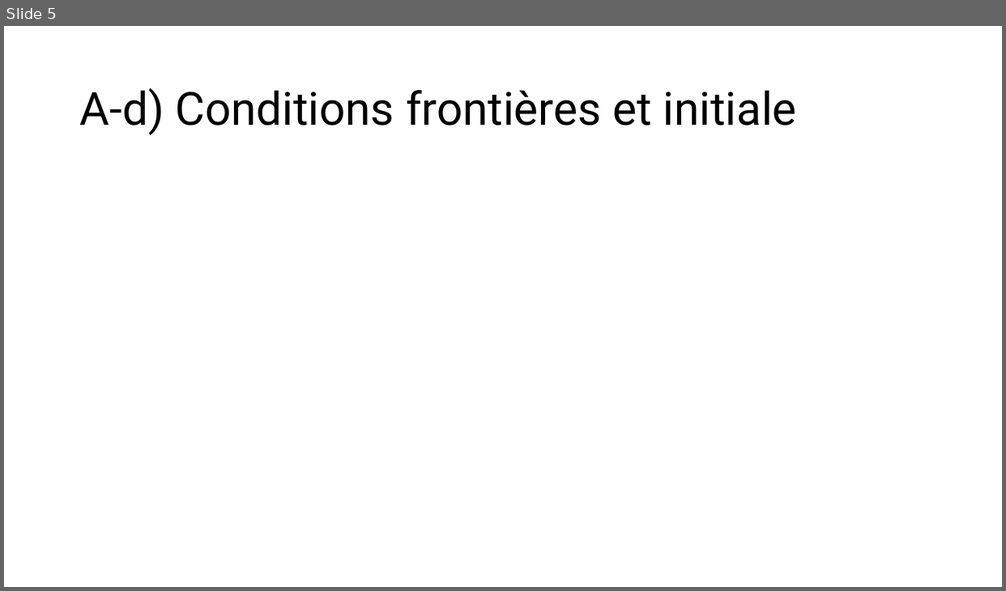
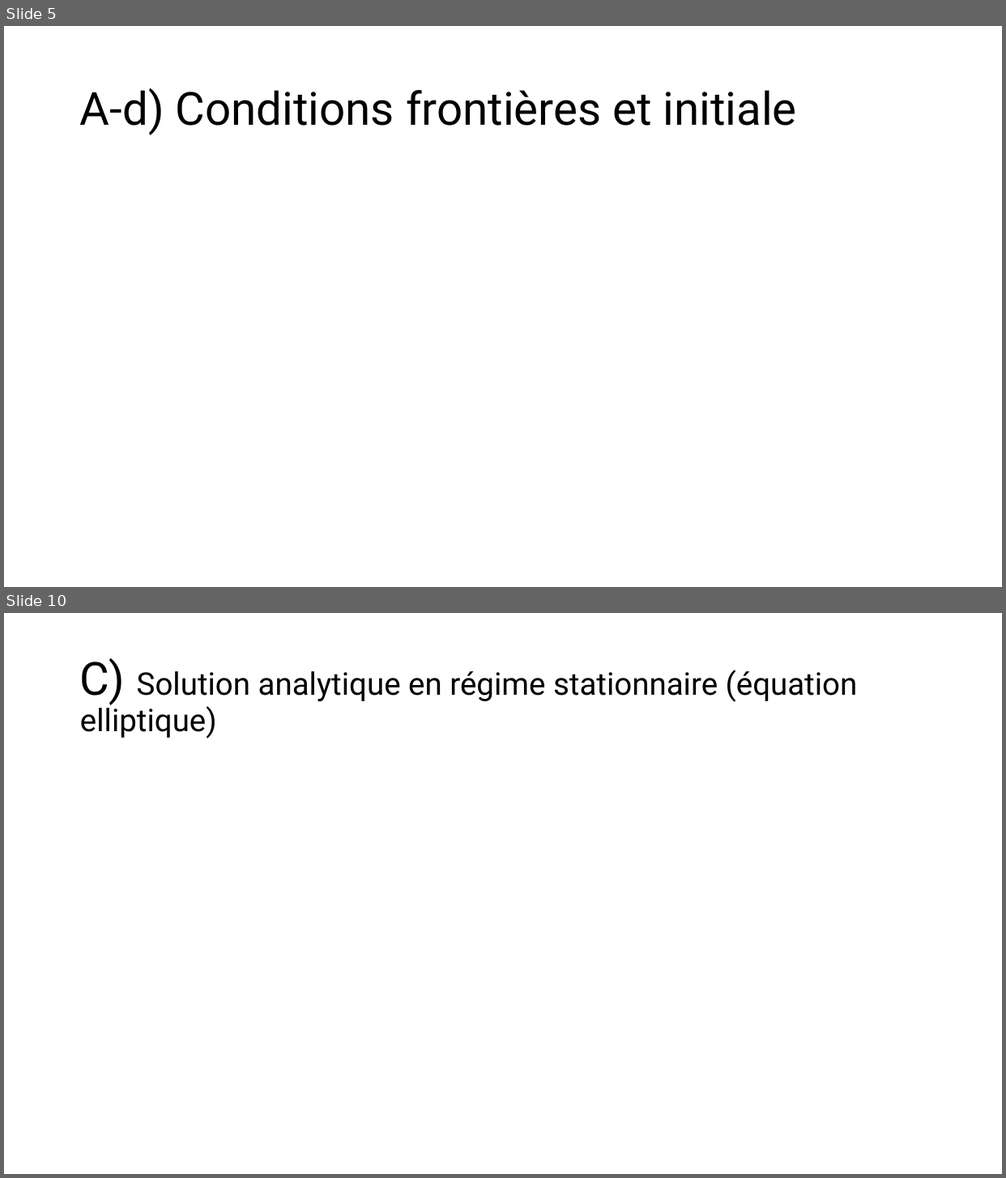
Before and after one commit to mehdibendaya/MEC8211-DEV1, a slide deck: Devoir_1.pptx. Shown one above the other, each under a label of ours: slide 5 before the commit, slides 5 and 10 after it; the slides between them are not shown. The pictures are 1006x591 and 1006x1178 pixels, drawn with LibreOffice and Linux fonts; fonts in the diff are those of the drawing; grey boxes stand for pictures. Boxes give left, top, right and bottom in pixels: in the first picture for what was removed or moved away, otherwise in the second. Text is boxed around its words. In the diff, an @@ line names an element or a change of style, - is before the commit and + after.

```diff
--- a/Devoir_1.pptx
+++ b/Devoir_1.pptx
@@ slide 10 added at (x1=4, y1=613, x2=1002, y2=1174), background #FFFFFF @@
@@ title added at (x1=80, y1=658, x2=858, y2=739), 30 pt, text #000000 @@
+C) Solution analytique en régime stationnaire (équation elliptique)
```
Also in this commit, not shown: 1 slide changed, 5 other slides added.
